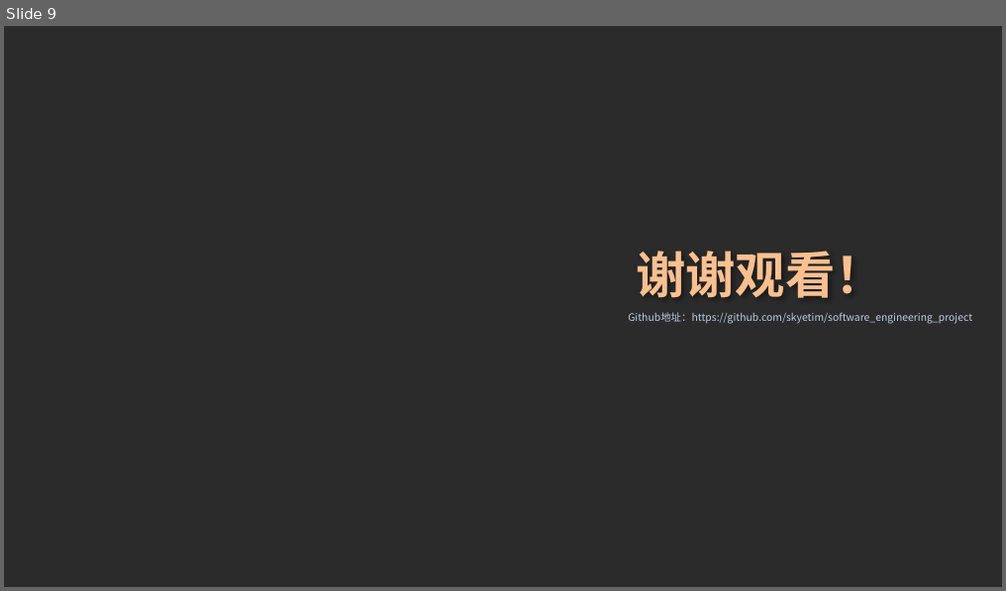
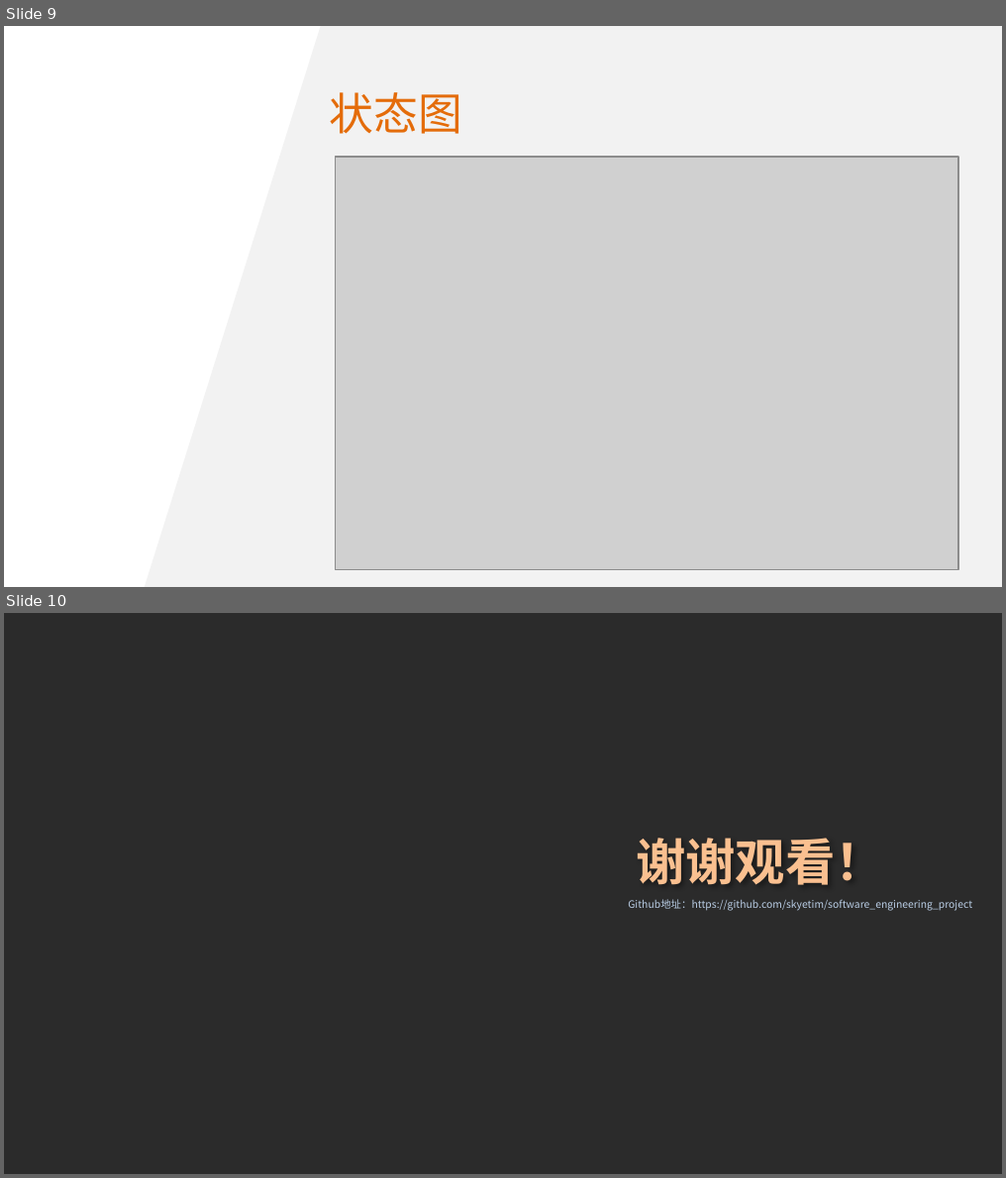
Before and after one commit to skyetim/travel_planning_website, a slide deck: doc/第二阶段课堂展示/第二阶段课堂展示.pptx. Shown one above the other, each under a label of ours: slide 9 before the commit, slides 9 and 10 after it. The pictures are 1006x591 and 1006x1178 pixels, drawn with LibreOffice and Linux fonts; fonts in the diff are those of the drawing; grey boxes stand for pictures; background and template pictures are left out; a plain dark background stands for a picture behind light text. Boxes give left, top, right and bottom in pixels: in the first picture for what was removed or moved away, otherwise in the second. Text is boxed around its words. In the diff, an @@ line names an element or a change of style, - is before the commit and + after.

Commit message:
docs: 修改状态图及对应PPT

```diff
--- a/doc/第二阶段课堂展示/第二阶段课堂展示.pptx
+++ b/doc/第二阶段课堂展示/第二阶段课堂展示.pptx
@@ slide 9 added at [4, 26, 1002, 587], background picture (left out) @@
@@ trapezoid added at [145, 26, 1002, 586], fill #F2F2F2 @@
@@ title added at [330, 92, 462, 134], 32 pt, text #E46C0A @@
+状态图
@@ picture added at [335, 157, 958, 570] @@
@@ what was slide 9 is now slide 10 @@
```
Also in this commit, not shown: 1 slide changed, 2 other files.
